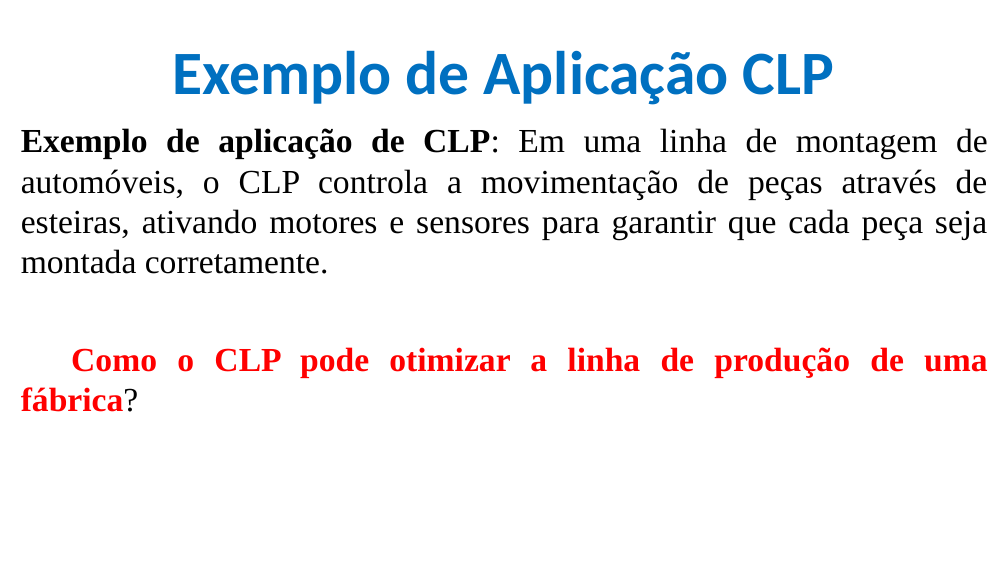
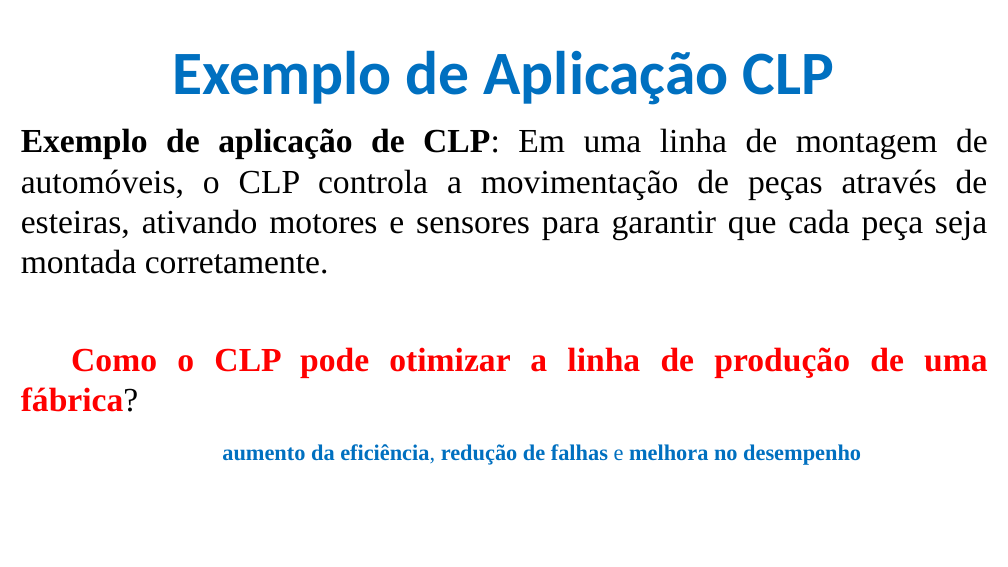
Before and after one commit to CloudEducationBrazil/WydenUniRuyControladoresLogicosProgCLP, a slide deck: slide 14 of 01 Classes/Aula1 - CLP - Fundamentos Automação Industrial.pptx. Drawn at 1008x567 pixels with LibreOffice and Linux fonts; fonts in the diff are those of the drawing; background and template pictures are left out. Boxes give left, top, right and bottom in pixels: in the first picture for what was removed or moved away, otherwise in the second. Text is boxed around its words. In the diff, an @@ line names an element or a change of style, - is before the commit and + after.

```diff
--- a/01 Classes/Aula1 - CLP - Fundamentos Automação Industrial.pptx
+++ b/01 Classes/Aula1 - CLP - Fundamentos Automação Industrial.pptx
@@ text at <box>222,444,861,465</box>: paragraph added @@
+aumento da eficiência, redução de falhas e melhora no desempenho
```
Also in this commit, not shown: 1 other slide changed.
